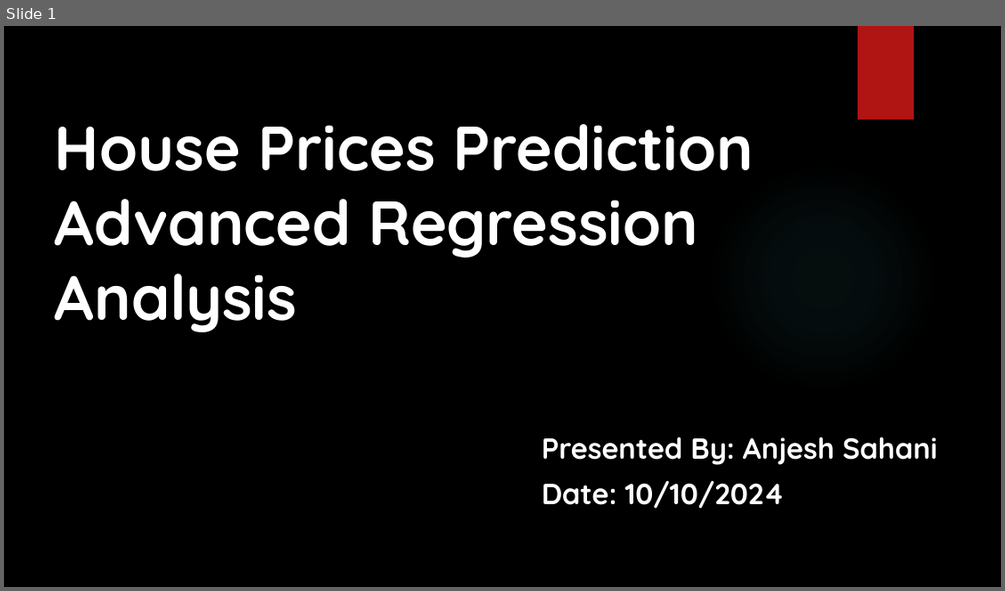
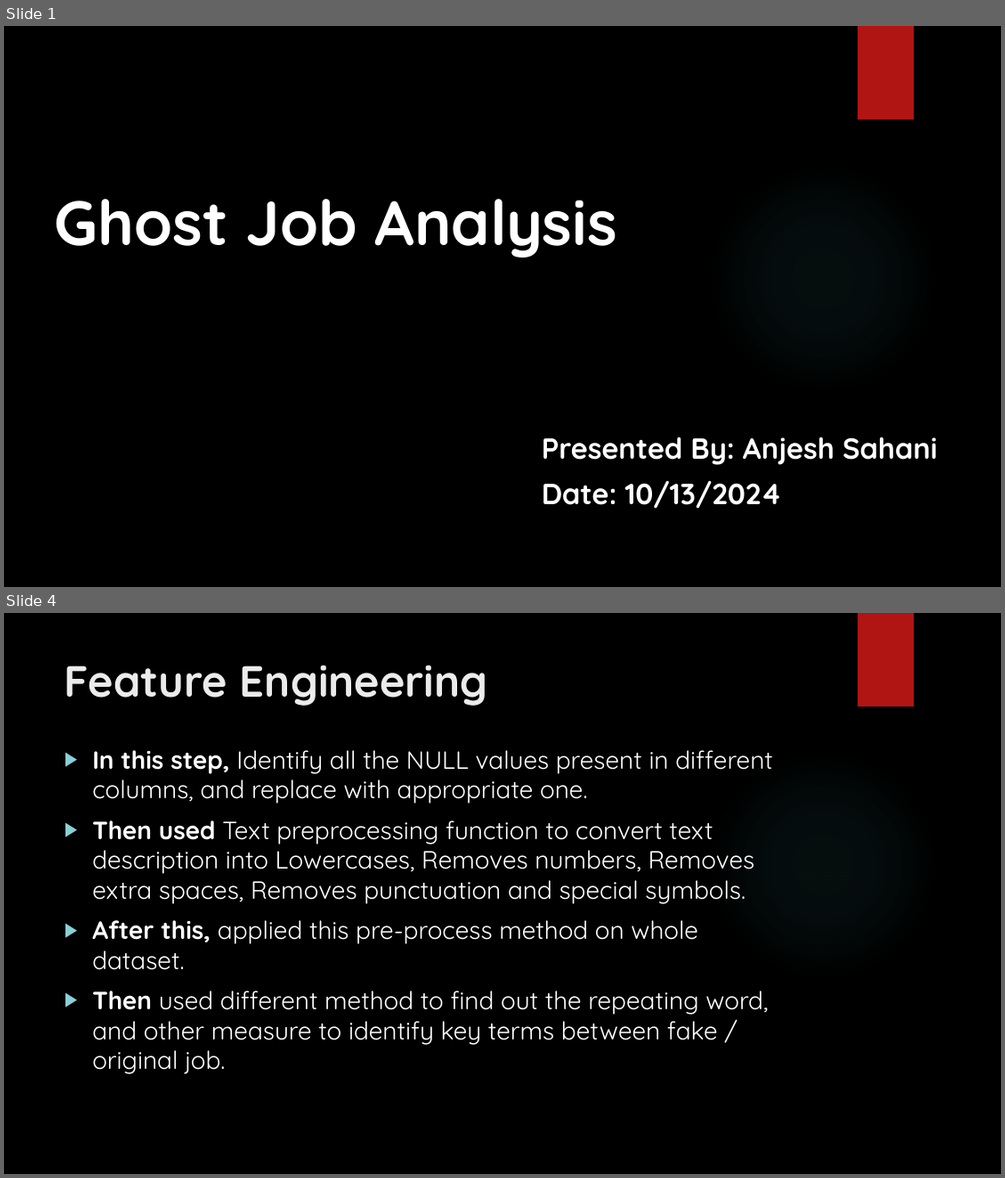
Before and after one commit to AJ-111/House-Price-Advance-Regression-Analysis, a slide deck: CSDA_5310_Individual_Project_Anjesh_Sahani.pptx. Shown one above the other, each under a label of ours: slide 1 before the commit, slides 1 and 4 after it; the slides between them are not shown. The pictures are 1005x591 and 1005x1178 pixels, drawn with LibreOffice and Linux fonts; fonts in the diff are those of the drawing; background and template pictures are left out. Boxes give left, top, right and bottom in pixels: in the first picture for what was removed or moved away, otherwise in the second. Text is boxed around its words. In the diff, an @@ line names an element or a change of style, - is before the commit and + after.

```diff
--- a/CSDA_5310_Individual_Project_Anjesh_Sahani.pptx
+++ b/CSDA_5310_Individual_Project_Anjesh_Sahani.pptx
@@ slide 4 added at (x1=4, y1=613, x2=1001, y2=1174), background picture (left out); not listed: 2 template elements that a slide beside it also shows @@
@@ title added at (x1=65, y1=665, x2=488, y2=706), 42 pt, text #EBEBEB, bold @@
+Feature Engineering
@@ text added at (x1=92, y1=750, x2=773, y2=1074), 24 pt, text #FFFFFF @@
+▶ In this step, Identify all the NULL values present in different columns, and replace with appropriate one.
+▶ Then used Text preprocessing function to convert text description into Lowercases, Removes numbers, Removes extra spaces, Removes punctuation and special symbols.
+▶ After this, applied this pre-process method on whole dataset.
+▶ Then used different method to find out the repeating word, and other measure to identify key terms between fake / original job.
@@ slide 1 changed as well @@
@@ title at (x1=55, y1=199, x2=616, y2=257): text changed @@
-House Prices Prediction Advanced Regression Analysis
+Ghost Job Analysis
@@ subtitle at (x1=542, y1=481, x2=782, y2=508): text changed @@
-Date: 10/10/2024
+Date: 10/13/2024
```
Also in this commit, not shown: 2 other slides changed, 4 other slides added, 4 slides removed, 5 other files.
